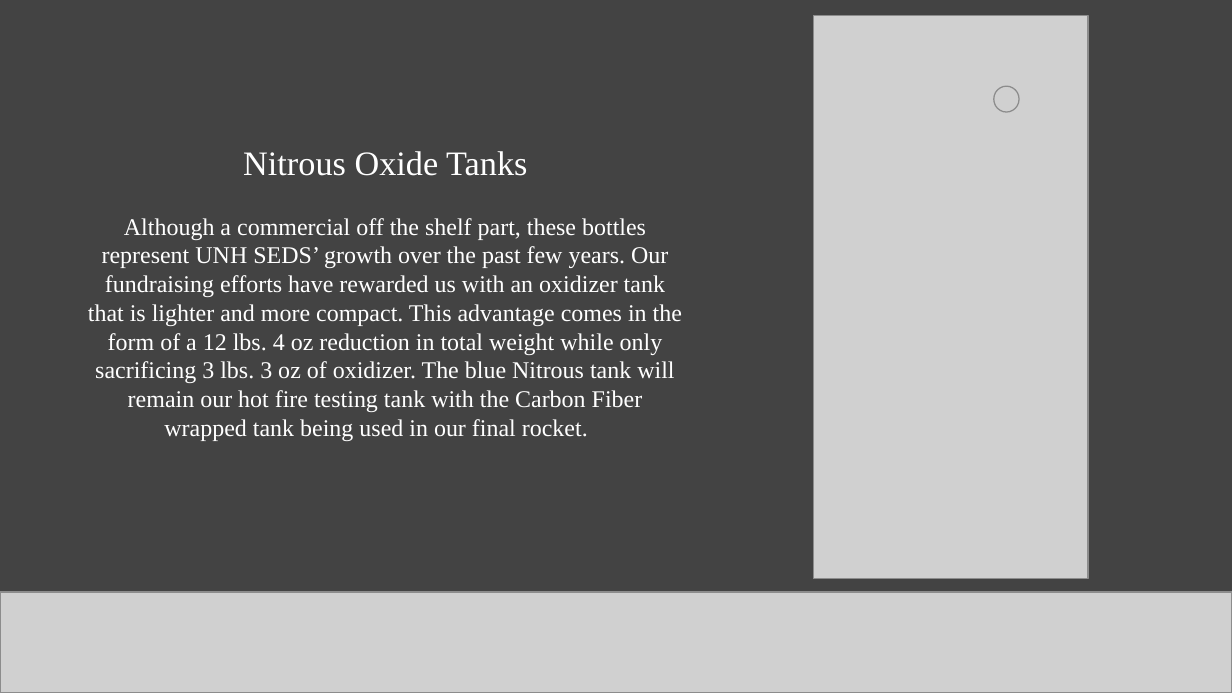
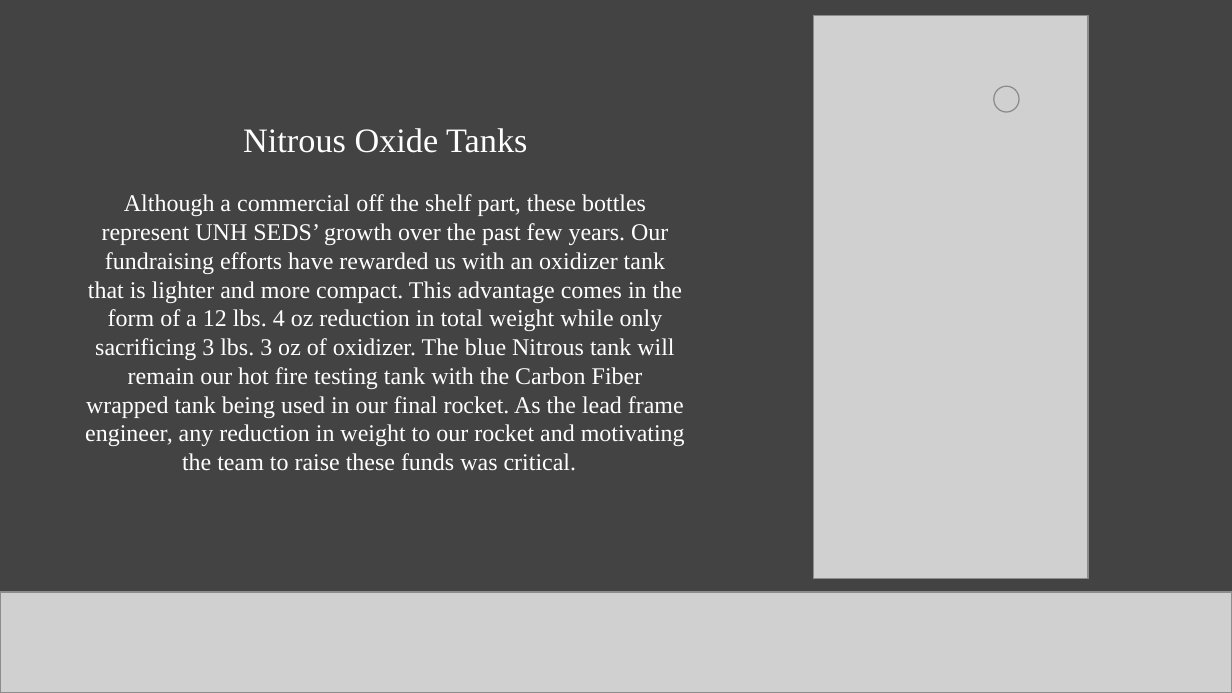
Before and after one commit to twc1001/ThomasCollins, a slide deck: slide 4 of University/UNH Fall 2019/General/MIFP/Rocket Lab Trinkets.pptx. Drawn at 1232x693 pixels with LibreOffice and Linux fonts; fonts in the diff are those of the drawing; grey boxes stand for pictures. Boxes give left, top, right and bottom in pixels: in the first picture for what was removed or moved away, otherwise in the second. Text is boxed around its words. In the diff, an @@ line names an element or a change of style, - is before the commit and + after.

```diff
--- a/University/UNH Fall 2019/General/MIFP/Rocket Lab Trinkets.pptx
+++ b/University/UNH Fall 2019/General/MIFP/Rocket Lab Trinkets.pptx
@@ text "Nitrous Oxide Tanks": place and size @@
-text "Nitrous Oxide Tanks" at [88,151,682,441]
+text "Nitrous Oxide Tanks" at [85,128,685,470]
@@ text at [85,194,685,470]: text changed @@
-Although a commercial off the shelf part, these bottles represent UNH SEDS’ growth over the past few years. Our fundraising efforts have rewarded us with an oxidizer tank that is lighter and more compact. This advantage comes in the form of a 12 lbs. 4 oz reduction in total weight while only sacrificing 3 lbs. 3 oz of oxidizer. The blue Nitrous tank will remain our hot fire testing tank with the Carbon Fiber wrapped tank being used in our final rocket.
+Although a commercial off the shelf part, these bottles represent UNH SEDS’ growth over the past few years. Our fundraising efforts have rewarded us with an oxidizer tank that is lighter and more compact. This advantage comes in the form of a 12 lbs. 4 oz reduction in total weight while only sacrificing 3 lbs. 3 oz of oxidizer. The blue Nitrous tank will remain our hot fire testing tank with the Carbon Fiber wrapped tank being used in our final rocket. As the lead frame engineer, any reduction in weight to our rocket and motivating the team to raise these funds was critical.
```
Also in this commit, not shown: 3 other slides changed, 10 other files.
